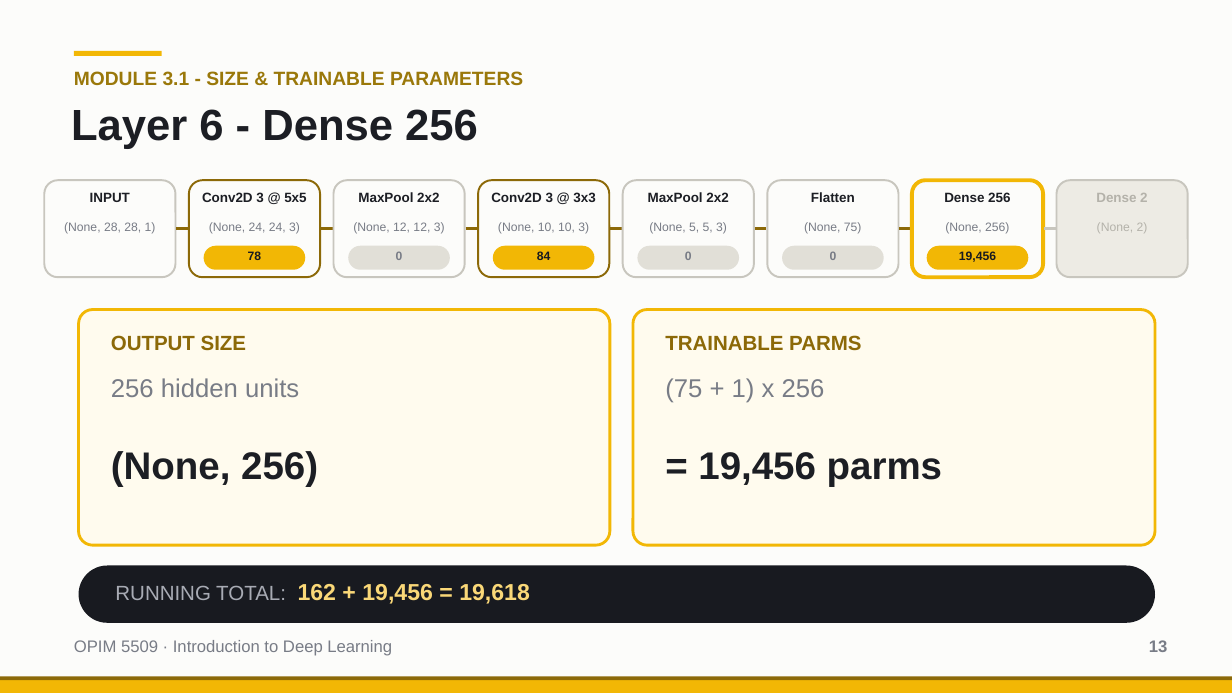
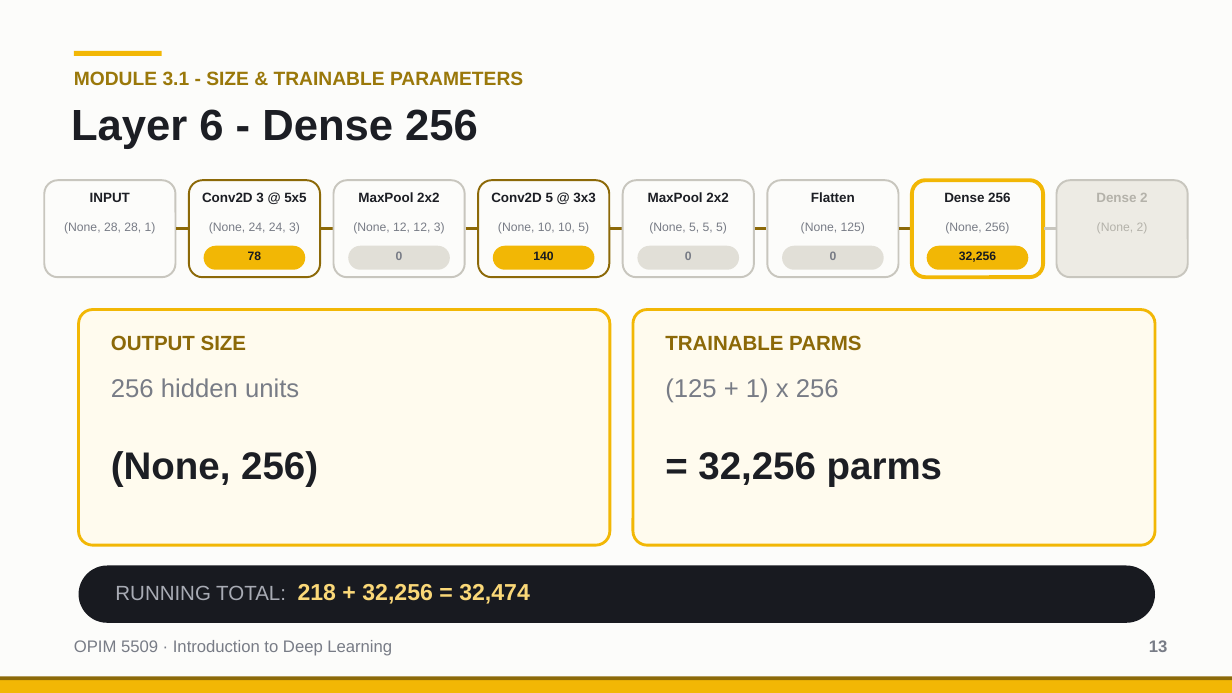
Before and after one commit to drdave-teaching/OPIM5509Files, a slide deck: slide 13 of OPIM5509_Module3_Files/slides/Math for a Simple ConvNet.pptx. Drawn at 1232x693 pixels with LibreOffice and Linux fonts; fonts in the diff are those of the drawing. Boxes give left, top, right and bottom in pixels: in the first picture for what was removed or moved away, otherwise in the second. Text is boxed around its words. In the diff, an @@ line names an element or a change of style, - is before the commit and + after.

```diff
--- a/OPIM5509_Module3_Files/slides/Math for a Simple ConvNet.pptx
+++ b/OPIM5509_Module3_Files/slides/Math for a Simple ConvNet.pptx
@@ text at <box>491,192,595,206</box>: text changed @@
-Conv2D 3 @ 3x3
+Conv2D 5 @ 3x3
@@ text at <box>498,222,589,234</box>: text changed @@
-(None, 10, 10, 3)
+(None, 10, 10, 5)
@@ text at <box>649,222,727,234</box>: text changed @@
-(None, 5, 5, 3)
+(None, 5, 5, 5)
@@ text at <box>801,222,865,234</box>: text changed @@
-(None, 75)
+(None, 125)
@@ text at <box>533,251,553,260</box>: text changed @@
-84
+140
@@ text at <box>959,251,996,262</box>: text changed @@
-19,456
+32,256
@@ text at <box>665,378,942,487</box>: text changed @@
-(75 + 1) x 256
-= 19,456 parms
+(125 + 1) x 256
+= 32,256 parms
@@ text at <box>115,584,530,604</box>: text changed @@
-RUNNING TOTAL: 162 + 19,456 = 19,618
+RUNNING TOTAL: 218 + 32,256 = 32,474
```
Also in this commit, not shown: 12 other slides changed, 3 other files.
